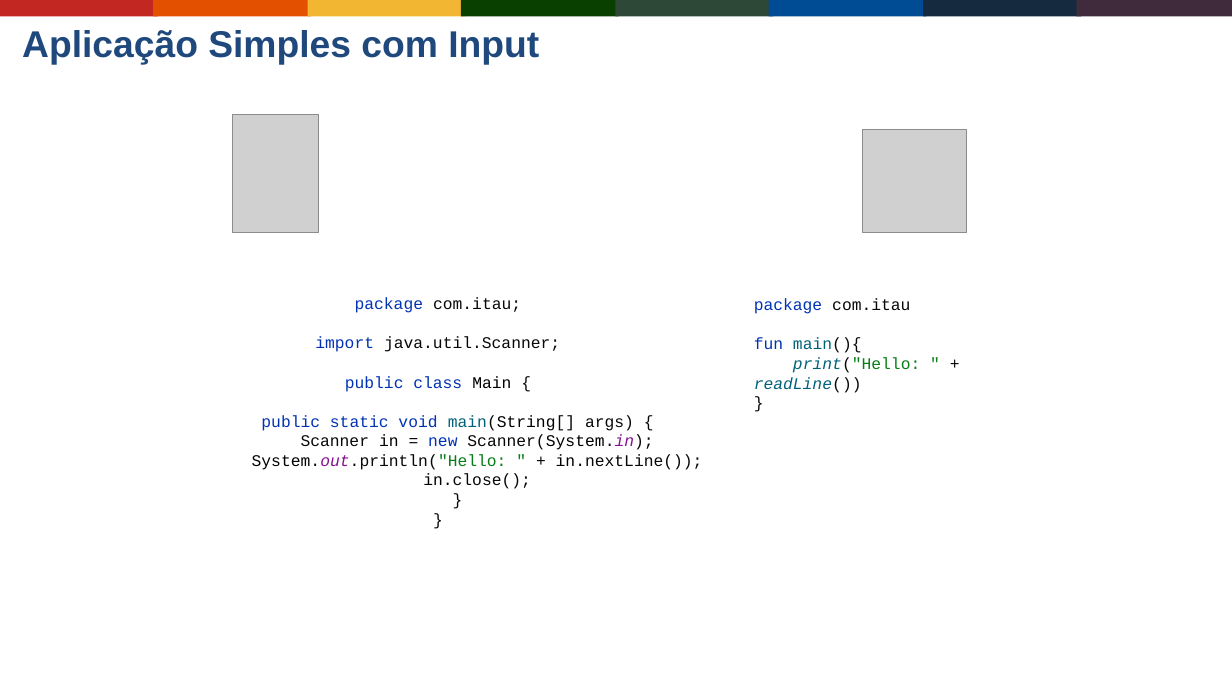
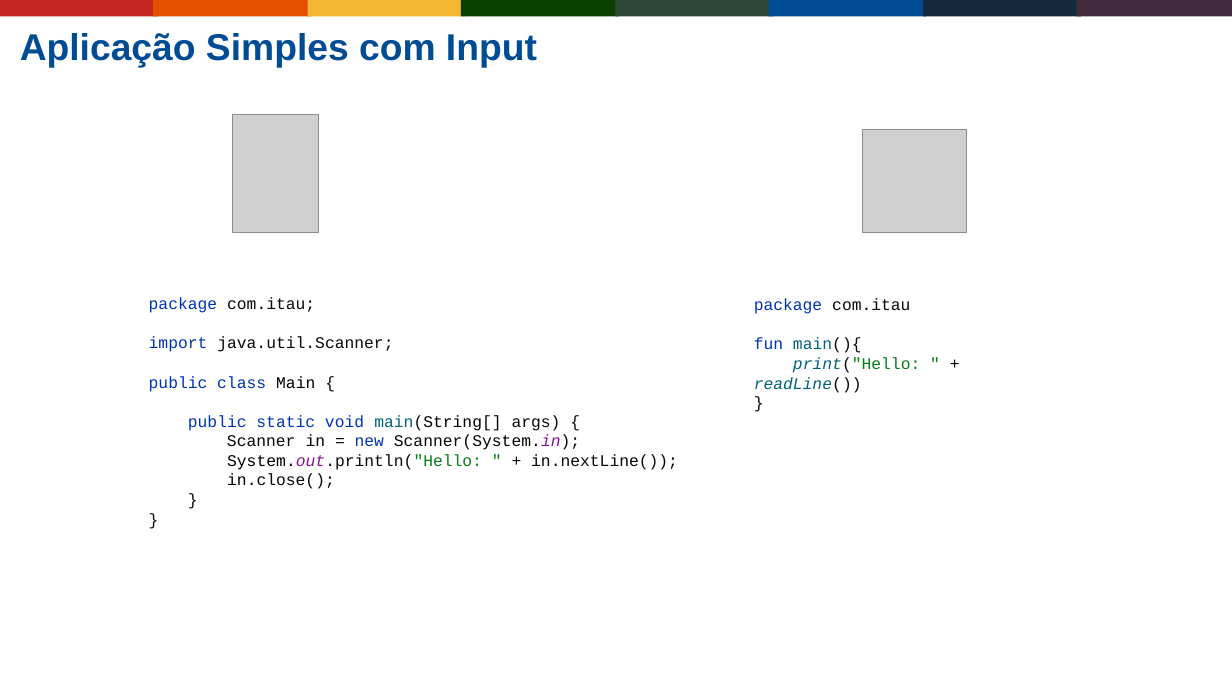
Before and after one commit to Gabrielgps25/meetup-kotlin-java-differences-features, a slide deck: slide 22 of buscando-interoperabilidade-entre-java-jvm-kotlin.odp. Drawn at 1232x693 pixels with LibreOffice and Linux fonts; fonts in the diff are those of the drawing; grey boxes stand for pictures; background and template pictures are left out. Boxes give left, top, right and bottom in pixels: in the first picture for what was removed or moved away, otherwise in the second. Text is boxed around its words. In the diff, an @@ line names an element or a change of style, - is before the commit and + after.

```diff
--- a/buscando-interoperabilidade-entre-java-jvm-kotlin.odp
+++ b/buscando-interoperabilidade-entre-java-jvm-kotlin.odp
@@ title "Aplicação Simples com Input" at [20,33,537,68]: text colour #1F497D to #004C94 @@
@@ text "package com.itau; import java.util.Scanner; public ..." at [149,297,678,489]: alignment centre to left @@
```
Also in this commit, not shown: 21 other slides changed.
